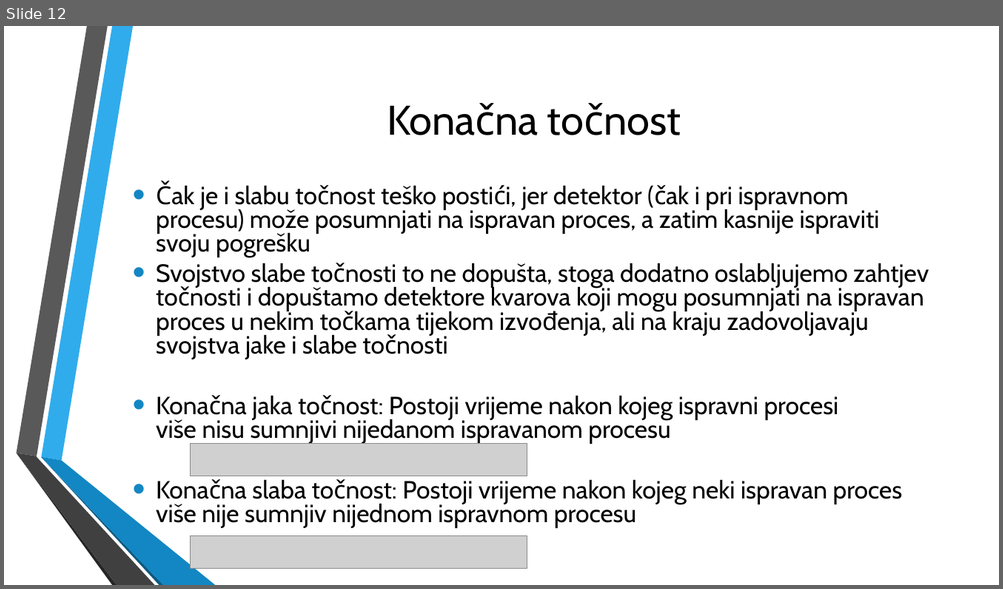
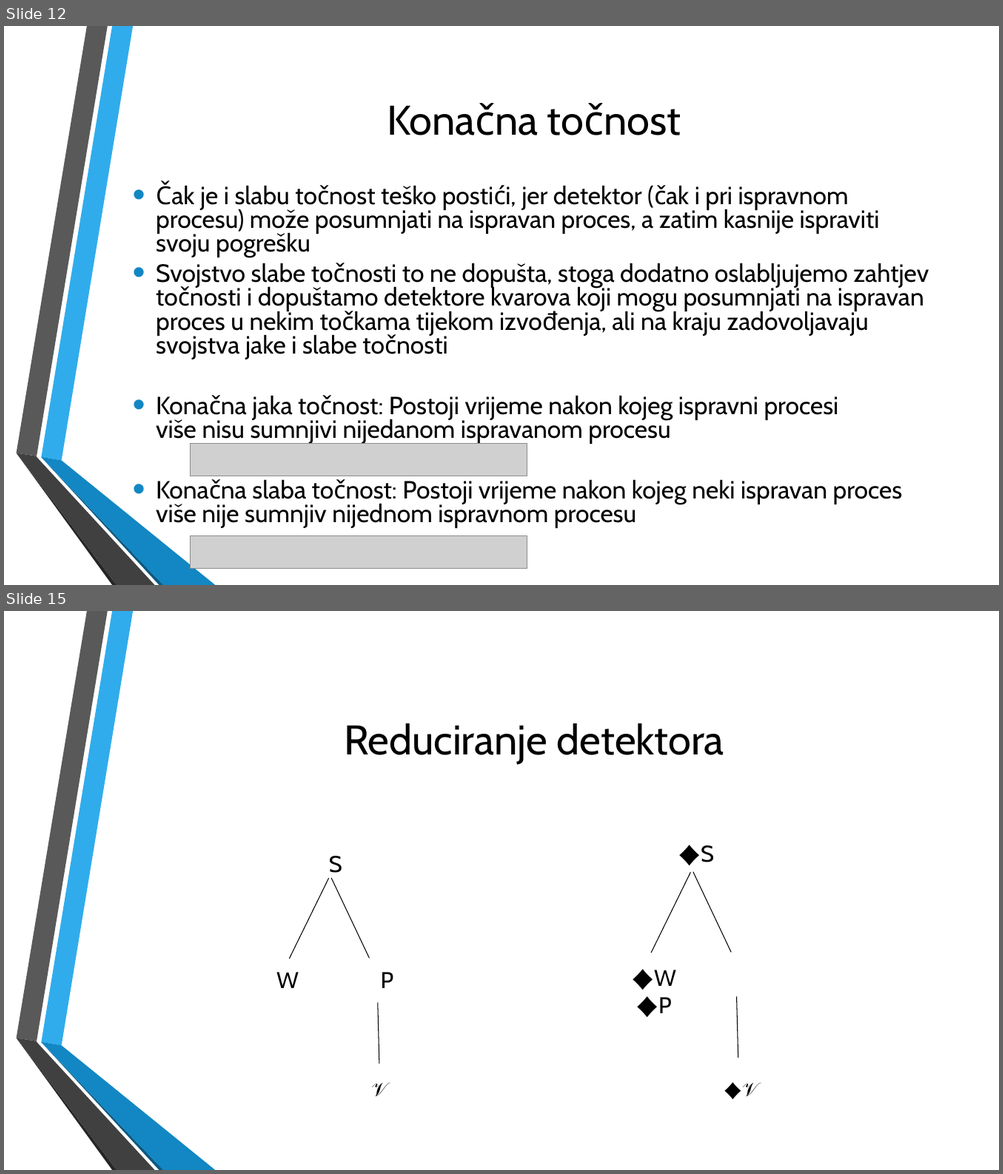
Before and after one commit to VidJoha/Distribuirani, a slide deck: Distribuirani procesi(1).pptx. Shown one above the other, each under a label of ours: slide 12 before the commit, slides 12 and 15 after it; the slides between them are not shown. The pictures are 1003x589 and 1003x1174 pixels, drawn with LibreOffice and Linux fonts; fonts in the diff are those of the drawing; grey boxes stand for pictures; background and template pictures are left out. Boxes give left, top, right and bottom in pixels: in the first picture for what was removed or moved away, otherwise in the second. Text is boxed around its words. In the diff, an @@ line names an element or a change of style, - is before the commit and + after.

Commit message:
Objašnjene klase detektora, mislim da je prezentacija gotova

```diff
--- a/Distribuirani procesi(1).pptx
+++ b/Distribuirani procesi(1).pptx
@@ slide 15 added at (4, 611, 999, 1170), background picture (left out); not listed: 6 template elements that a slide beside it also shows @@
@@ title added at (344, 723, 724, 764), 40 pt, text #000000 @@
+Reduciranje detektora
@@ text added at (700, 846, 714, 863), 22 pt, text #000000 @@
+♦S
@@ text added at (329, 856, 342, 873), 22 pt, text #000000 @@
+S
@@ line added from (691, 873) to (651, 953), #000000 0.75 pt @@
@@ line added from (694, 872) to (731, 952), #000000 0.75 pt @@
@@ line added from (329, 879) to (289, 959), #000000 0.75 pt @@
@@ line added from (332, 878) to (369, 958), #000000 0.75 pt @@
@@ text added at (276, 972, 394, 988), 22 pt, text #000000 @@
+W P
@@ text added at (654, 970, 676, 1014), 22 pt, text #000000 @@
+♦W ♦P
@@ line added from (378, 1003) to (379, 1064), #000000 0.75 pt @@
@@ line added from (737, 997) to (738, 1058), #000000 0.75 pt @@
@@ text added at (371, 1083, 387, 1097), 19 pt, text #000000 @@
+𝒱
@@ text added at (742, 1083, 758, 1097), 18 pt, text #000000 @@
+♦𝒱
```
Also in this commit, not shown: 3 other slides added.
